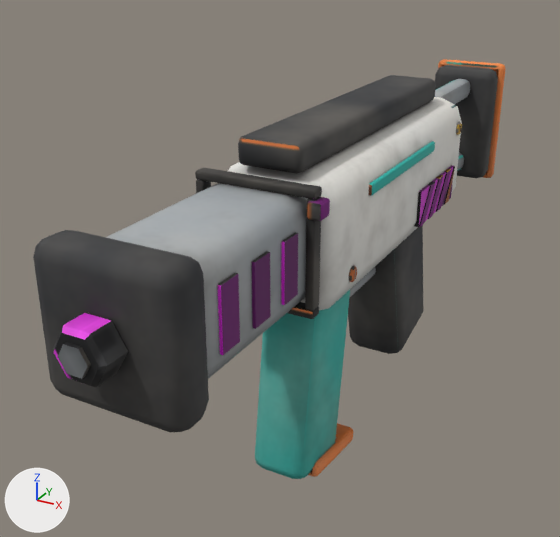
A saved change to the FBX model art/gear/smg/smg.fbx.
The view is the same before and after, from a 50 mm lens placed at (0.007, -0.01639, 0.01194), pointed at (-0.00149, -0.00096, 0.00422). Lighting does not change. The marker at lower left points along +X, +Y and +Z. The picture after the commit comes second. Where no turn or scale is listed for an object, it has been applied to the vertices. Vertices at exactly the same position are counted once.

Objects in the first picture: 'Glow', 'Handle', 'Mag'.
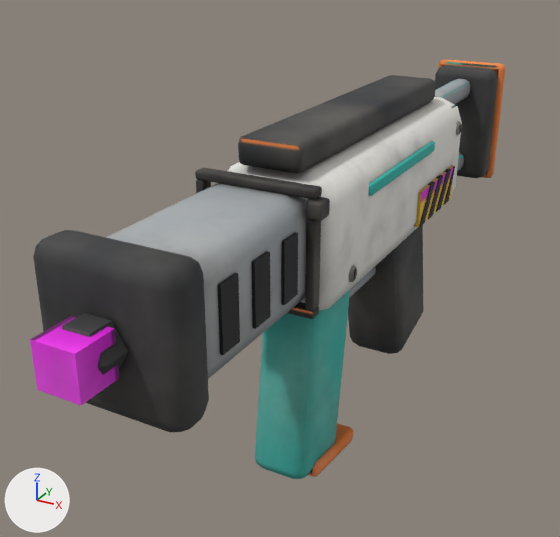
The newer file is also turned or shifted as a whole; pictures and numbers use the older file's frame.

Boxes [x1, y1, x2, y2] around the edits, measured in the pictures (560 x 537 px):
'Muzzle', added (pink): after [30, 316, 119, 405]
part 1 of me_handle, surface changed: before [58, 82, 470, 379]; after [62, 82, 470, 355]

The change in detail:
me_handle has 1096 vertices, 1812 faces and spans x -0.0014..0.0014, y -0.0096..0.0096, z 0.0008..0.0083.
me_handle is used by ob_handle; location (0.0, 0.0, 0.0).
me_handle part 1: texture (UV) coordinates of 786 of 1812 faces, centred in x -0.0014..0.0014, y -0.0096..0.0085, z 0.0036..0.0077, changed; they spanned u 0.12..0.95, v 0.0..0.99 and now span u 0.12..0.98, v 0.0..0.99.
Mesh me_muzzle is new.
It is a box spanning x -0.00043..0.00037, y -0.00975..-0.00895, z 0.006034..0.006834.
It uses material mat_smg (picture img_smg_color_png).
Object 'Muzzle' (ob_muzzle) is new; it shows me_muzzle.
Its location is (0.0, -0.00016, 0.0).
